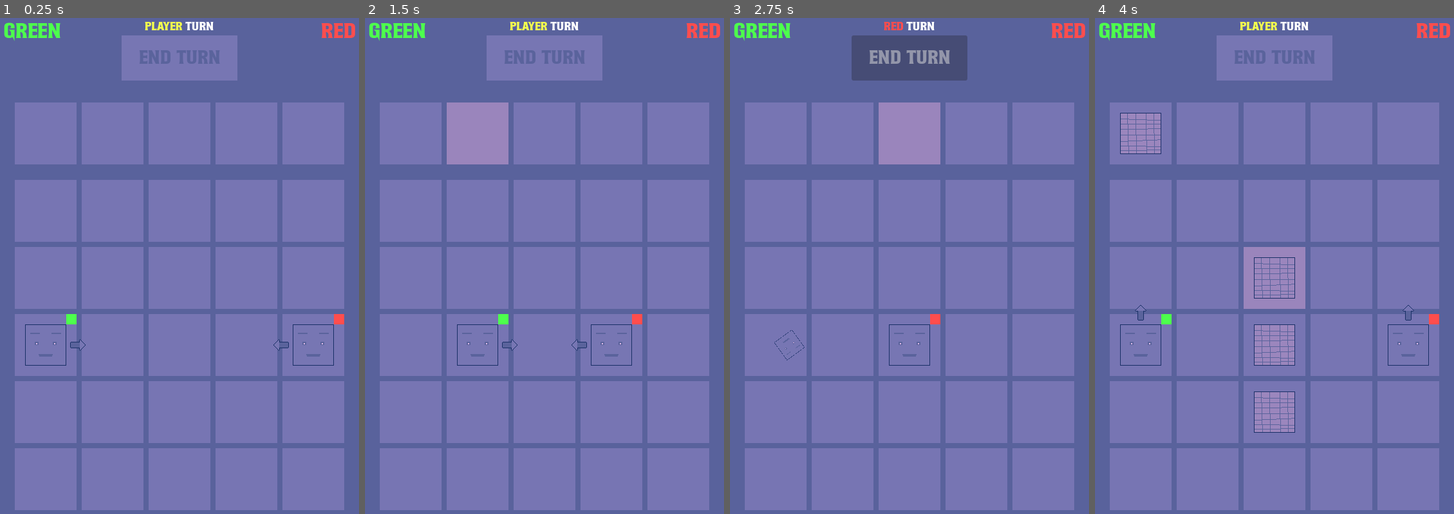
Above: before the commit, frames 1-4 (left to right).
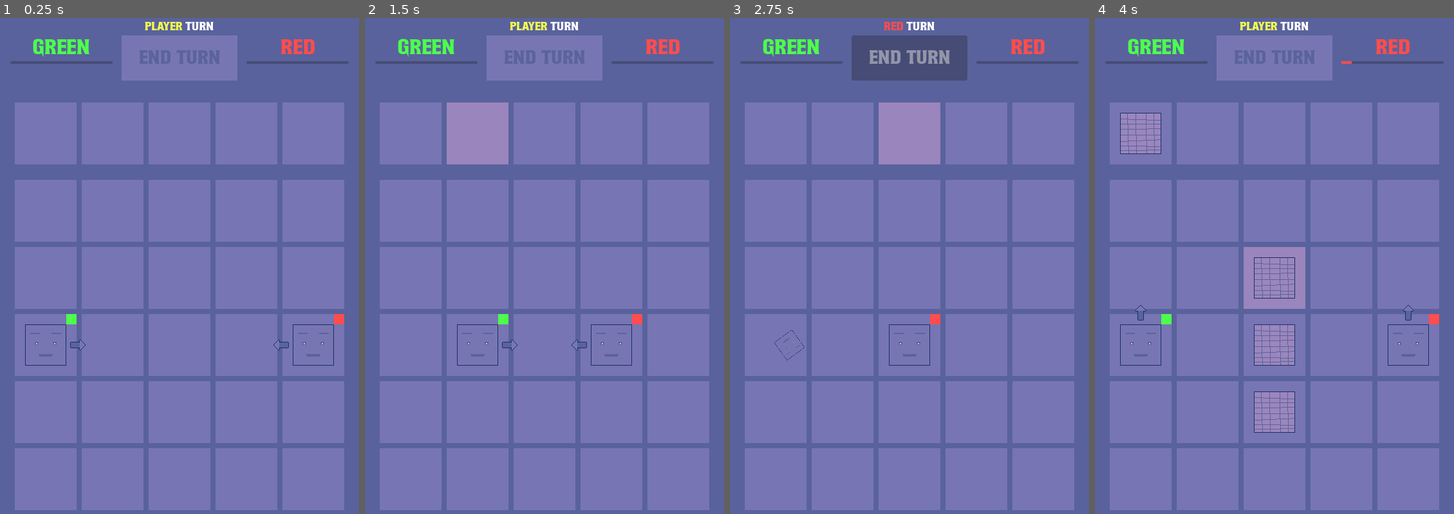
Above: after the commit, the same moments.

Repository: frostblooded/influencer
Game: Godot game, scene res://scenes/levels/level_1.tscn
Two runs of this game, one before a commit and one after it. Both use one fixed random seed, a clock stepped at 60 frames per second and the inputs below.
Inputs (mouse positions are in pixels of both pictures, inside the frame that each line leads up to):
- Up to frame 1 (0.25 s): no input
- Up to frame 2 (1.5 s): click "End turn" at 0.5 s; drag from (411, 132) to (544, 132) at 1.27 s
- Up to frame 3 (2.75 s): click "End turn" at 2 s
- Up to frame 4 (4 s): drag from (1206, 132) to (1342, 132) at 2.77 s; click "next level" at 3.5 s

The runs differ from the first frame. In frame 1, 1.4% of the frame differs, in the area x 1-99%, y 0-10%; in frame 2, 1.4%; in frame 3, 1.4%; in frame 4, 1.4%.

Commit message:
Add reputation

Diff:
--- a/project.godot
+++ b/project.godot
@@ -18,6 +18,7 @@
 [autoload]
 
 EventBus="*res://scripts/globals/event_bus.gd"
+ReputationManager="*res://scripts/globals/reputation_manager.gd"
 
 [debug]
 
--- a/resources/factions/green_faction.tres
+++ b/resources/factions/green_faction.tres
@@ -6,3 +6,4 @@
 script = ExtResource("1_tlpxk")
 name = "Green"
 color = Color(0.301961, 1, 0.301961, 1)
+has_reputation = true
--- a/resources/factions/red_faction.tres
+++ b/resources/factions/red_faction.tres
@@ -6,3 +6,4 @@
 script = ExtResource("1_8nv7x")
 name = "Red"
 color = Color(1, 0.301961, 0.301961, 1)
+has_reputation = true
--- a/scenes/levels/level_template.tscn
+++ b/scenes/levels/level_template.tscn
@@ -1,5 +1,6 @@
-[gd_scene load_steps=19 format=3 uid="uid://cvvvodfer4c1a"]
-
+[gd_scene load_steps=20 format=3 uid="uid://cvvvodfer4c1a"]
+
+[ext_resource type="Script" path="res://scripts/ui/reputation_progress_bar.gd" id="1_mwnmq"]
 [ext_resource type="Script" path="res://scripts/ui/faction_name_label.gd" id="1_ooeiq"]
 [ext_resource type="Script" path="res://scripts/ui/end_turn_button.gd" id="2_p0bx2"]
 [ext_resource type="Resource" uid="uid://babtx05nfgoc" path="res://resources/factions/player_faction.tres" id="3_b3jrh"]
@@ -57,7 +58,7 @@
 layout_mode = 1
 anchors_preset = 10
 anchor_right = 1.0
-offset_bottom = 21.0
+offset_bottom = 110.0
 grow_horizontal = 2
 size_flags_horizontal = 3
 size_flags_vertical = 3
@@ -65,48 +66,54 @@
 theme_override_constants/margin_top = 15
 theme_override_constants/margin_right = 15
 
-[node name="VBoxContainer" type="VBoxContainer" parent="CanvasLayer/Control/MarginContainer"]
-layout_mode = 2
-size_flags_horizontal = 0
-
-[node name="Label" type="Label" parent="CanvasLayer/Control/MarginContainer/VBoxContainer"]
+[node name="HBoxContainer" type="HBoxContainer" parent="CanvasLayer/Control/MarginContainer"]
+layout_mode = 2
+
+[node name="MarginContainer" type="MarginContainer" parent="CanvasLayer/Control/MarginContainer/HBoxContainer"]
+layout_mode = 2
+size_flags_horizontal = 3
+size_flags_vertical = 4
+theme_override_constants/margin_left = 10
+theme_override_constants/margin_right = 10
+
+[node name="VBoxContainer" type="VBoxContainer" parent="CanvasLayer/Control/MarginContainer/HBoxContainer/MarginContainer"]
+layout_mode = 2
+size_flags_horizontal = 3
+
+[node name="Label" type="Label" parent="CanvasLayer/Control/MarginContainer/HBoxContainer/MarginContainer/VBoxContainer"]
 layout_mode = 2
 size_flags_horizontal = 4
 theme_type_variation = &"HeaderLarge"
 theme_override_colors/font_color = Color(0.3, 1, 0.3, 1)
 text = "GREEN"
 
-[node name="VBoxContainer2" type="VBoxContainer" parent="CanvasLayer/Control/MarginContainer"]
-layout_mode = 2
-size_flags_horizontal = 8
-
-[node name="Label" type="Label" parent="CanvasLayer/Control/MarginContainer/VBoxContainer2"]
-layout_mode = 2
-size_flags_horizontal = 4
-theme_type_variation = &"HeaderLarge"
-theme_override_colors/font_color = Color(1, 0.3, 0.3, 1)
-text = "RED"
-
-[node name="TurnContainer" type="VBoxContainer" parent="CanvasLayer/Control/MarginContainer"]
-layout_mode = 2
-size_flags_horizontal = 4
-size_flags_vertical = 4
-
-[node name="HBoxContainer" type="HBoxContainer" parent="CanvasLayer/Control/MarginContainer/TurnContainer"]
-layout_mode = 2
-size_flags_horizontal = 4
-
-[node name="FactionNameLabel" type="Label" parent="CanvasLayer/Control/MarginContainer/TurnContainer/HBoxContainer"]
+[node name="ProgressBar" type="ProgressBar" parent="CanvasLayer/Control/MarginContainer/HBoxContainer/MarginContainer/VBoxContainer"]
+layout_mode = 2
+size_flags_vertical = 4
+value = 30.0
+show_percentage = false
+script = ExtResource("1_mwnmq")
+faction = ExtResource("9_rib0v")
+
+[node name="TurnContainer" type="VBoxContainer" parent="CanvasLayer/Control/MarginContainer/HBoxContainer"]
+layout_mode = 2
+size_flags_vertical = 4
+
+[node name="HBoxContainer" type="HBoxContainer" parent="CanvasLayer/Control/MarginContainer/HBoxContainer/TurnContainer"]
+layout_mode = 2
+size_flags_horizontal = 4
+
+[node name="FactionNameLabel" type="Label" parent="CanvasLayer/Control/MarginContainer/HBoxContainer/TurnContainer/HBoxContainer"]
 layout_mode = 2
 text = "green"
 script = ExtResource("1_ooeiq")
 
-[node name="Label" type="Label" parent="CanvasLayer/Control/MarginContainer/TurnContainer/HBoxContainer"]
+[node name="Label" type="Label" parent="CanvasLayer/Control/MarginContainer/HBoxContainer/TurnContainer/HBoxContainer"]
 layout_mode = 2
 size_flags_horizontal = 4
 text = "turn"
 
-[node name="EndTurnButton" type="Button" parent="CanvasLayer/Control/MarginContainer/TurnContainer"]
+[node name="EndTurnButton" type="Button" parent="CanvasLayer/Control/MarginContainer/HBoxContainer/TurnContainer"]
 custom_minimum_size = Vector2(180, 70)
 layout_mode = 2
 size_flags_horizontal = 4
@@ -116,6 +123,31 @@
 text = "End turn"
 script = ExtResource("2_p0bx2")
 player_faction = ExtResource("3_b3jrh")
+
+[node name="MarginContainer2" type="MarginContainer" parent="CanvasLayer/Control/MarginContainer/HBoxContainer"]
+layout_mode = 2
+size_flags_horizontal = 3
+size_flags_vertical = 4
+theme_override_constants/margin_left = 10
+theme_override_constants/margin_right = 10
+
+[node name="VBoxContainer2" type="VBoxContainer" parent="CanvasLayer/Control/MarginContainer/HBoxContainer/MarginContainer2"]
+layout_mode = 2
+size_flags_horizontal = 3
+
+[node name="Label" type="Label" parent="CanvasLayer/Control/MarginContainer/HBoxContainer/MarginContainer2/VBoxContainer2"]
+layout_mode = 2
+size_flags_horizontal = 4
+theme_type_variation = &"HeaderLarge"
+theme_override_colors/font_color = Color(1, 0.3, 0.3, 1)
+text = "RED"
+
+[node name="ProgressBar" type="ProgressBar" parent="CanvasLayer/Control/MarginContainer/HBoxContainer/MarginContainer2/VBoxContainer2"]
+layout_mode = 2
+value = 73.0
+show_percentage = false
+script = ExtResource("1_mwnmq")
+faction = ExtResource("12_jf08l")
 
 [node name="VictoryScreenPanel" type="Panel" parent="CanvasLayer" node_paths=PackedStringArray("faction_label", "next_level_button")]
 custom_minimum_size = Vector2(200, 200)
--- a/scripts/globals/event_bus.gd
+++ b/scripts/globals/event_bus.gd
@@ -2,6 +2,8 @@
 
 signal on_end_turn_button_pressed
 signal performed_actions
+signal level_start
 signal level_victory(faction: Faction)
 signal start_turn(faction: Faction)
 signal player_turn_end
+signal reputation_change(faction: Faction, new_value: int)
--- /dev/null
+++ b/scripts/globals/reputation_manager.gd
@@ -0,0 +1,22 @@
+extends Node
+
+var reputations: Dictionary = {}
+
+func _ready() -> void:
+    Helpers.safe_connect(EventBus.level_victory, _on_win)
+    EventBus.level_start.connect(_on_level_start)
+
+func _on_level_start() -> void:
+    for faction: Faction in reputations.keys():
+        EventBus.reputation_change.emit(faction, reputations[faction])
+
+func _on_win(faction: Faction) -> void:
+    reputations[faction] += 10
+    EventBus.reputation_change.emit(faction, reputations[faction])
+
+func register_faction(faction: Faction) -> void:
+    if reputations.has(faction):
+        return
+
+    reputations[faction] = 0
+    EventBus.reputation_change.emit(faction, 0)
--- a/scripts/level_manager.gd
+++ b/scripts/level_manager.gd
@@ -5,6 +5,13 @@
 
 func _enter_tree() -> void:
     Helpers.safe_connect(EventBus.performed_actions, on_performed_actions)
+
+func _ready() -> void:
+    for faction: Faction in factions:
+        if faction.has_reputation:
+            ReputationManager.register_faction(faction)
+
+    EventBus.level_start.emit()
 
 func on_performed_actions() -> void:
     var unit_nodes: Array[Node] = get_tree().get_nodes_in_group("units")
--- a/scripts/resources/faction.gd
+++ b/scripts/resources/faction.gd
@@ -1,5 +1,6 @@
 class_name Faction
 extends Resource
 
-@export var name: String
+@export var name: String = ""
 @export var color: Color
+@export var has_reputation: bool = false
--- /dev/null
+++ b/scripts/ui/reputation_progress_bar.gd
@@ -0,0 +1,17 @@
+extends ProgressBar
+
+@export var faction: Faction
+
+func _enter_tree() -> void:
+	EventBus.reputation_change.connect(_on_reputation_change)
+
+func _ready() -> void:
+	var stylebox: StyleBoxFlat = StyleBoxFlat.new()
+	stylebox.bg_color = faction.color
+	add_theme_stylebox_override("fill", stylebox)
+
+func _on_reputation_change(reputation_faction: Faction, new_val: int) -> void:
+	if faction != reputation_faction:
+		return
+
+	value = new_val
